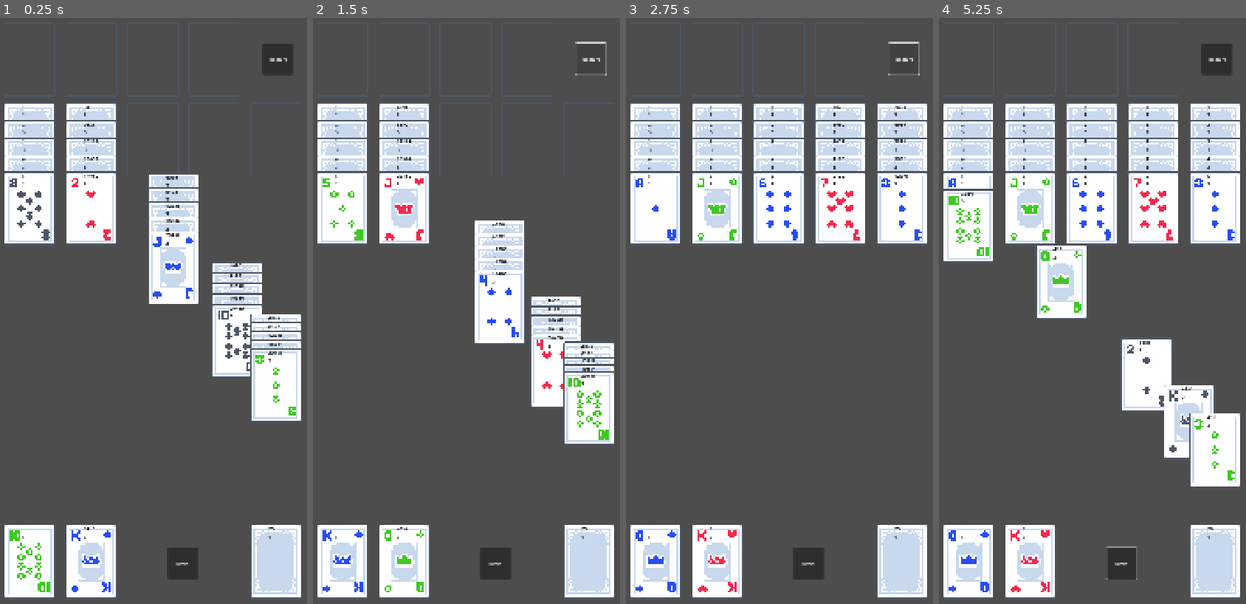
Above: before the commit, frames 1-4 (left to right).
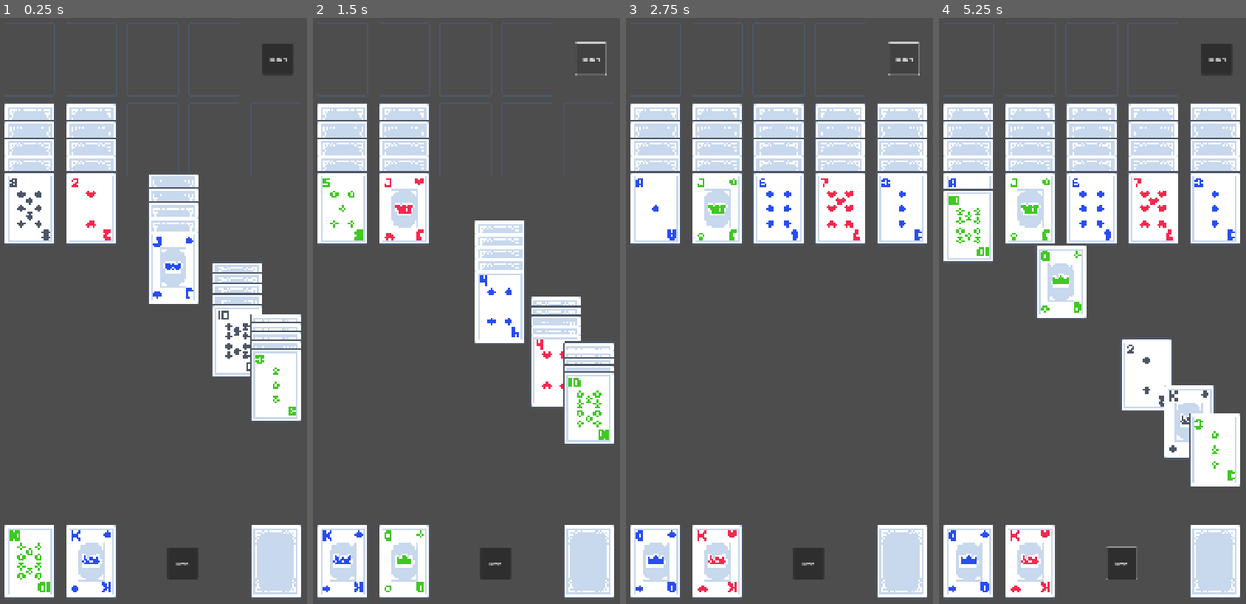
Above: after the commit, the same moments.

Repository: pekuja/plim-plom-solitaire
Game: Godot game, scene res://scenes/main.tscn
Two runs of this game, one before a commit and one after it. Both use one fixed random seed, a clock stepped at 60 frames per second and the inputs below.
Inputs (mouse positions are in pixels of both pictures, inside the frame that each line leads up to):
- Up to frame 1 (0.25 s): no input
- Up to frame 2 (1.5 s): click "Restart" at 0.5 s; click "Restart" at 1.25 s
- Up to frame 3 (2.75 s): click "Restart" at 2 s
- Up to frame 4 (5.25 s): click "Undo" at 2.75 s; click "Undo" at 3.5 s; click "Undo" at 4.25 s; tap Enter at 5 s; drag from (1215, 562) to (1126, 176) at 5.02 s

The runs differ from the first frame. In frame 1, 0.5% of the frame differs, in the area x 7-92%, y 15-89%; in frame 2, 0.5%; in frame 3, 0.3%; in frame 4, 0.3%.

Commit message:
Updated to Godot 4.5.
Seems to continue to work fine.

Diff:
--- a/project.godot
+++ b/project.godot
@@ -12,7 +12,7 @@
 
 config/name="Plim Plom Solitaire"
 run/main_scene="uid://dno1hy72gpft8"
-config/features=PackedStringArray("4.4", "Mobile")
+config/features=PackedStringArray("4.5", "Mobile")
 config/icon="res://icon.svg"
 
 [display]
--- a/scenes/card.tscn
+++ b/scenes/card.tscn
@@ -28,6 +28,7 @@
 shape = SubResource("RectangleShape2D_6u4wf")
 
 [node name="Label" type="Label" parent="."]
+visible = false
 offset_left = -24.0
 offset_top = -118.0
 offset_right = 16.0
